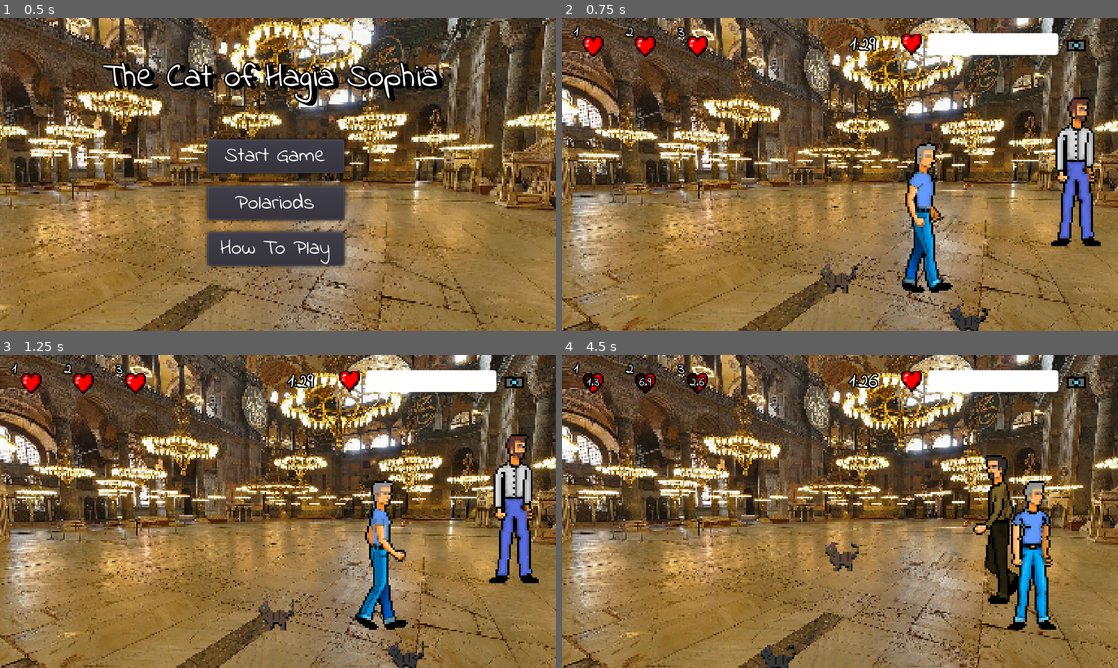
Above: before the commit, frames 1-4 (two rows, left to right).
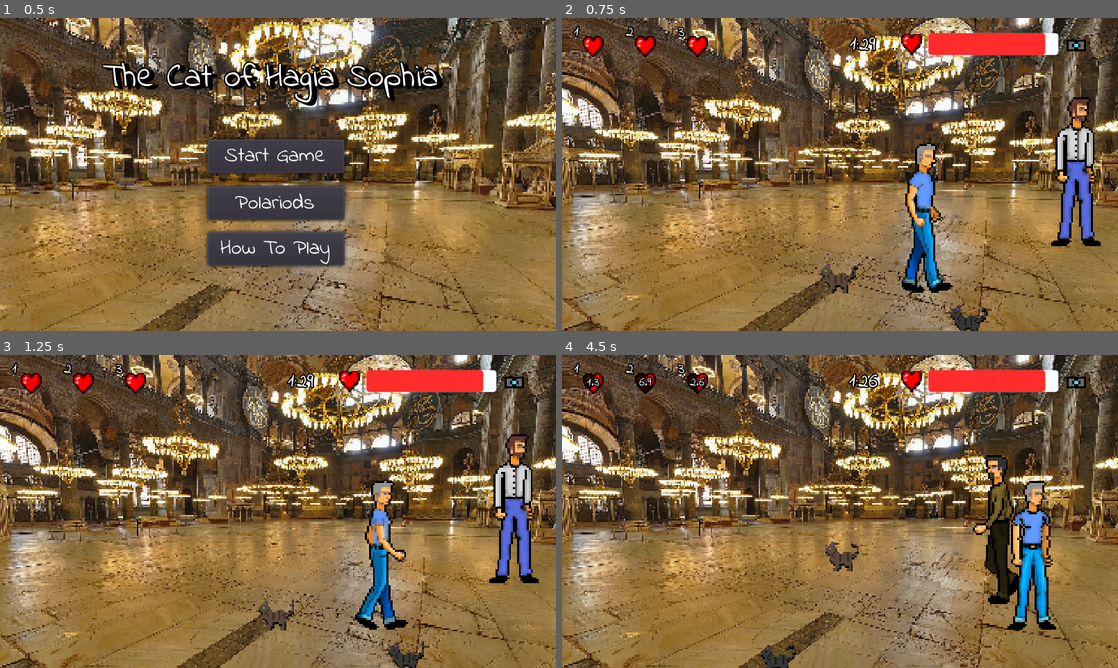
Above: after the commit, the same moments.

Repository: Frozander/BAUGamejam2021
Game: Godot game, scene res://Scenes/TitleScreen.tscn
The game is run twice, just before and just after one commit, with the same random seed, the same clock (stepped at 60 frames per second) and the same inputs. Sound files missing from this copy of the repository are replaced by a short silence.
Inputs:
- Up to frame 1 (0.5 s): no input
- Up to frame 2 (0.75 s): click "Start Game" at 0.5 s
- Up to frame 3 (1.25 s): no input
- Up to frame 4 (4.5 s): tap Enter at 1.25 s; hold Right (ui_right) 1.28-2.03 s; tap 2 (pose) at 1.35, 2.3, 3.05, 3.6, 4.35 s; hold Down (ui_down) 2.03-2.78 s; tap 3 (leave) at 2.1 s; hold Right (ui_right) 2.78-3.53 s; hold 1 (meow) 2.78-3.53 s; hold Up (ui_up) 3.53-4.28 s; hold Left (ui_left) from 4.28 s (still down)

Frame 1 is identical in both runs. In frame 2, 12% of the frame differs, in the area x 0-100%, y 0-100%; in frame 3, 12%; in frame 4, 12%.

Commit message:
checking if photographer is facing cat before ending day

Diff:
--- a/Assets/Scripts/Game.gd
+++ b/Assets/Scripts/Game.gd
@@ -39,16 +39,14 @@
 	if Input.is_action_just_pressed("pose"):
 		if Global.ability_cooldown_map["pose"].is_ready():
 			$MoveZone/Cat.on_pose()
-			for p in len(people[current_part]):
-				if photographer == people[current_part][p]:
-					if photographer.is_taking_photo and Global.pet_meter_current_value == Global.pet_meter_max_value:
-						Global.take_photo_and_finish_day()
-#						var photo_look_right = photographer.direction == 1
-#						var cat_look_right = $MoveZone/Cat/AnimatedSprite.flip_h == true
-#						var cat_at_right = photographer.position.x < $MoveZone/Cat.position.x
-#						if (cat_at_right && photo_look_right and !cat_look_right) or (!cat_at_right and !photo_look_right and cat_look_right):
-#							Global.take_photo_and_finish_day()
-
+			if is_photographer_facing_cat() and is_photographer_ready_to_take_photograph():
+				Global.take_photo_and_finish_day()
+
+func is_photographer_facing_cat():
+	var is_cat_at_right =($MoveZone/Cat.position - photographer.position).x > 0
+	return (is_cat_at_right and photographer.direction == 1) or (not is_cat_at_right and photographer.direction != 1)
+func is_photographer_ready_to_take_photograph():
+	return people[current_part].has(photographer) and photographer.is_taking_photo and Global.pet_meter_current_value >= Global.pet_meter_max_value
 
 func _unhandled_key_input(event):
 	if Input.is_action_pressed("meow") and meow_cooldown.is_ready():
@@ -238,7 +236,6 @@
 		get_one_person_from_another_part()
 
 func get_one_person_from_another_part():
-	print("adding person from another part")
 	var other_part = (current_part + 1) % 3
 	if len(people[other_part]) == 0:
 		other_part = (current_part + 2) % 3
--- a/Scenes/Game.tscn
+++ b/Scenes/Game.tscn
@@ -21,7 +21,7 @@
 position = Vector2( 0, 0 )
 
 [node name="Backgound" type="Sprite" parent="."]
-position = Vector2( 227.854, 136.228 )
+position = Vector2( 228.354, 136.228 )
 scale = Vector2( 0.286086, 0.286086 )
 z_index = -1000
 texture = ExtResource( 1 )
--- a/Singletons/Global.gd
+++ b/Singletons/Global.gd
@@ -7,7 +7,7 @@
 var current_day = 1
 
 var pet_meter_step = 10.0
-var pet_meter_current_value = 0.0
+var pet_meter_current_value = 90.0
 var pet_meter_max_value = 100.0
 
 var is_last_day_photo_taken = false
